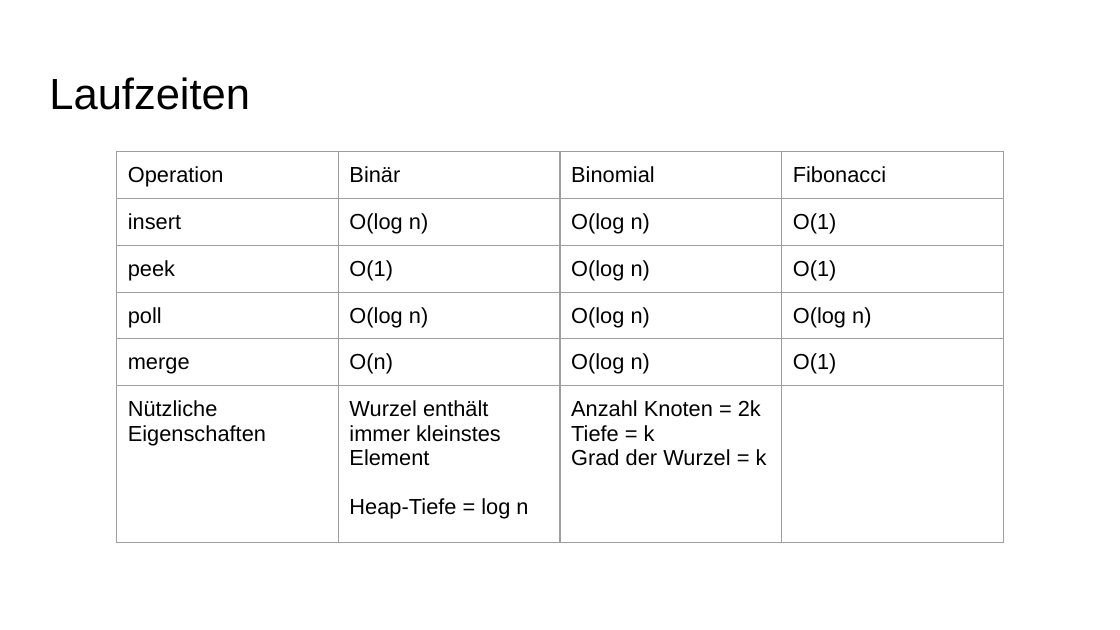
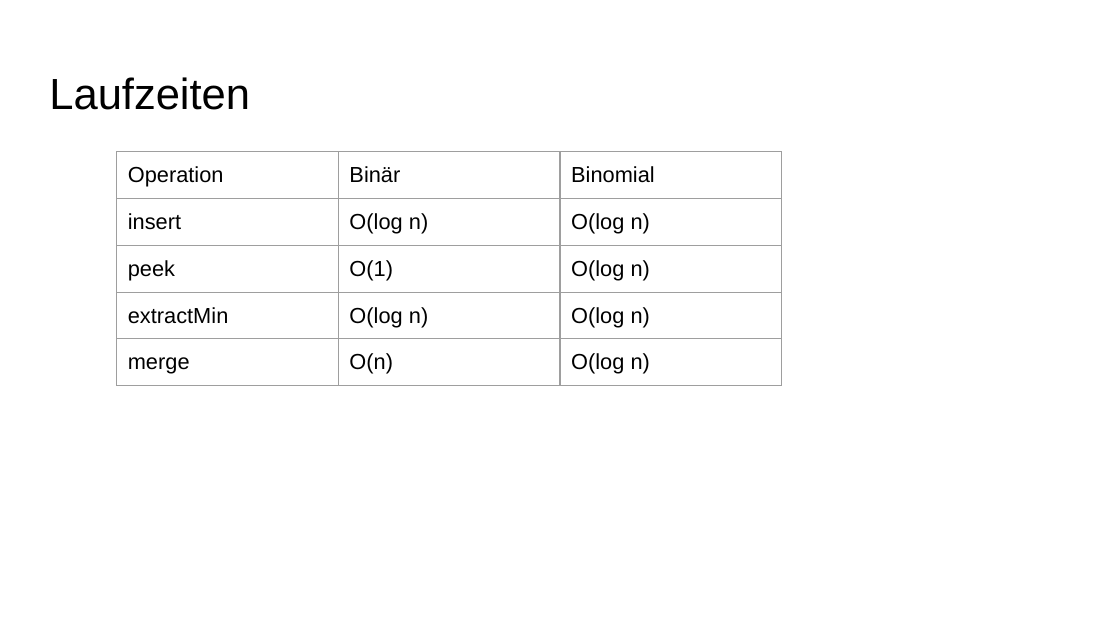
Before and after one commit to DieCoolenVonDerSchule/Algo1920fixed, a slide deck: slide 12 of Dokumente/Präsentation.pptx (slide 10 before the commit). Drawn at 1120x630 pixels with LibreOffice and Linux fonts; fonts in the diff are those of the drawing. Boxes give left, top, right and bottom in pixels: in the first picture for what was removed or moved away, otherwise in the second. Text is boxed around its words. In the diff, an @@ line names an element or a change of style, - is before the commit and + after.

```diff
--- a/Dokumente/Präsentation.pptx
+++ b/Dokumente/Präsentation.pptx
@@ table at [116, 151, 782, 519] @@
-Operation | Binär | Binomial | Fibonacci
-insert | O(log n) | O(log n) | O(1)
-peek | O(1) | O(log n) | O(1)
-poll | O(log n) | O(log n) | O(log n)
-merge | O(n) | O(log n) | O(1)
-Nützliche Eigenschaften | Wurzel enthält immer kleinstes Element / Heap-Tiefe = log n | Anzahl Knoten = 2k / Tiefe = k / Grad der Wurzel = k | 
+Operation | Binär | Binomial
+insert | O(log n) | O(log n)
+peek | O(1) | O(log n)
+extractMin | O(log n) | O(log n)
+merge | O(n) | O(log n)
@@ table: place and size @@
-table at [116, 151, 1004, 523]
+table at [116, 151, 782, 519]
```
Also in this commit, not shown: 5 other slides changed, 3 slides added, 2 slides removed, 5 other files.
